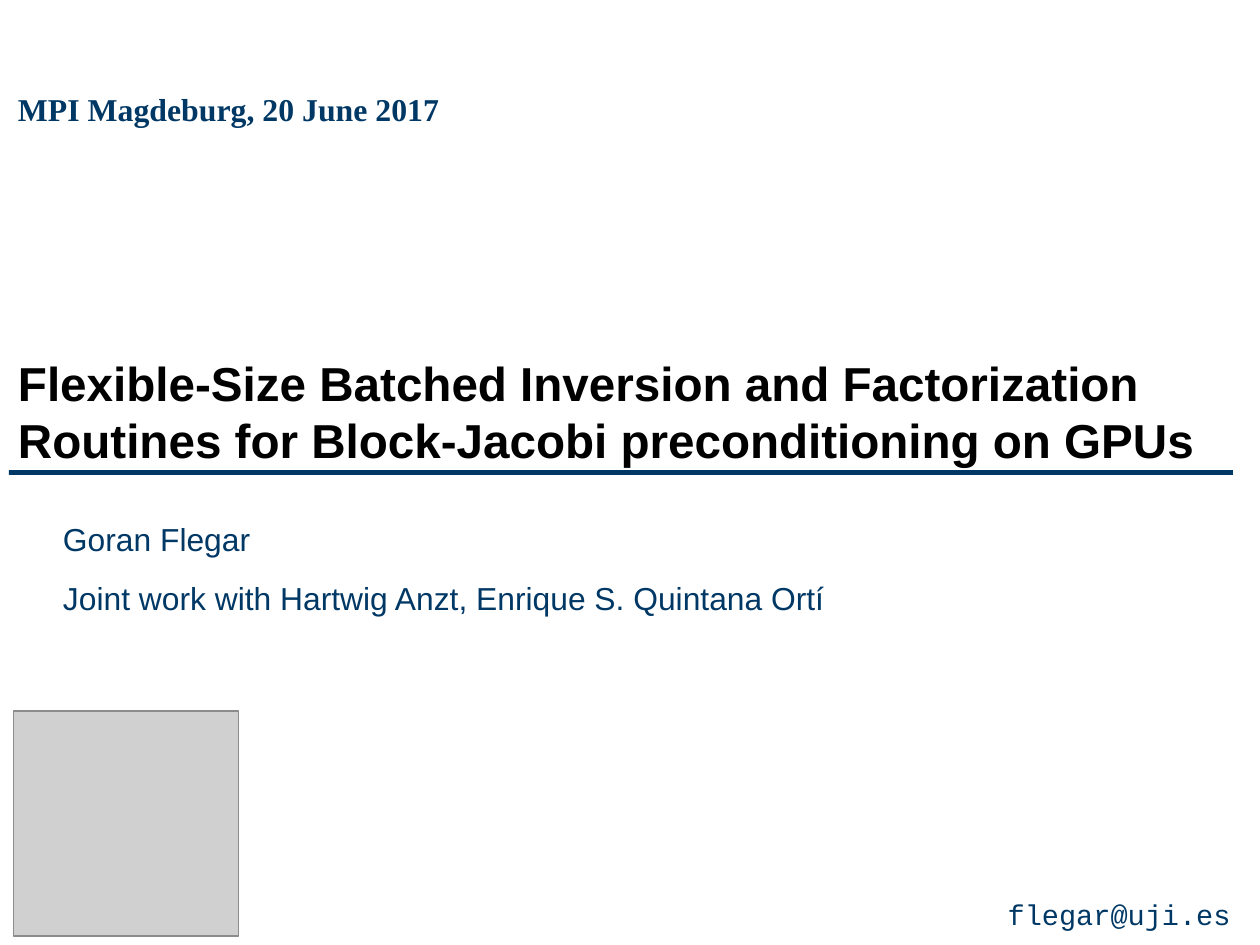
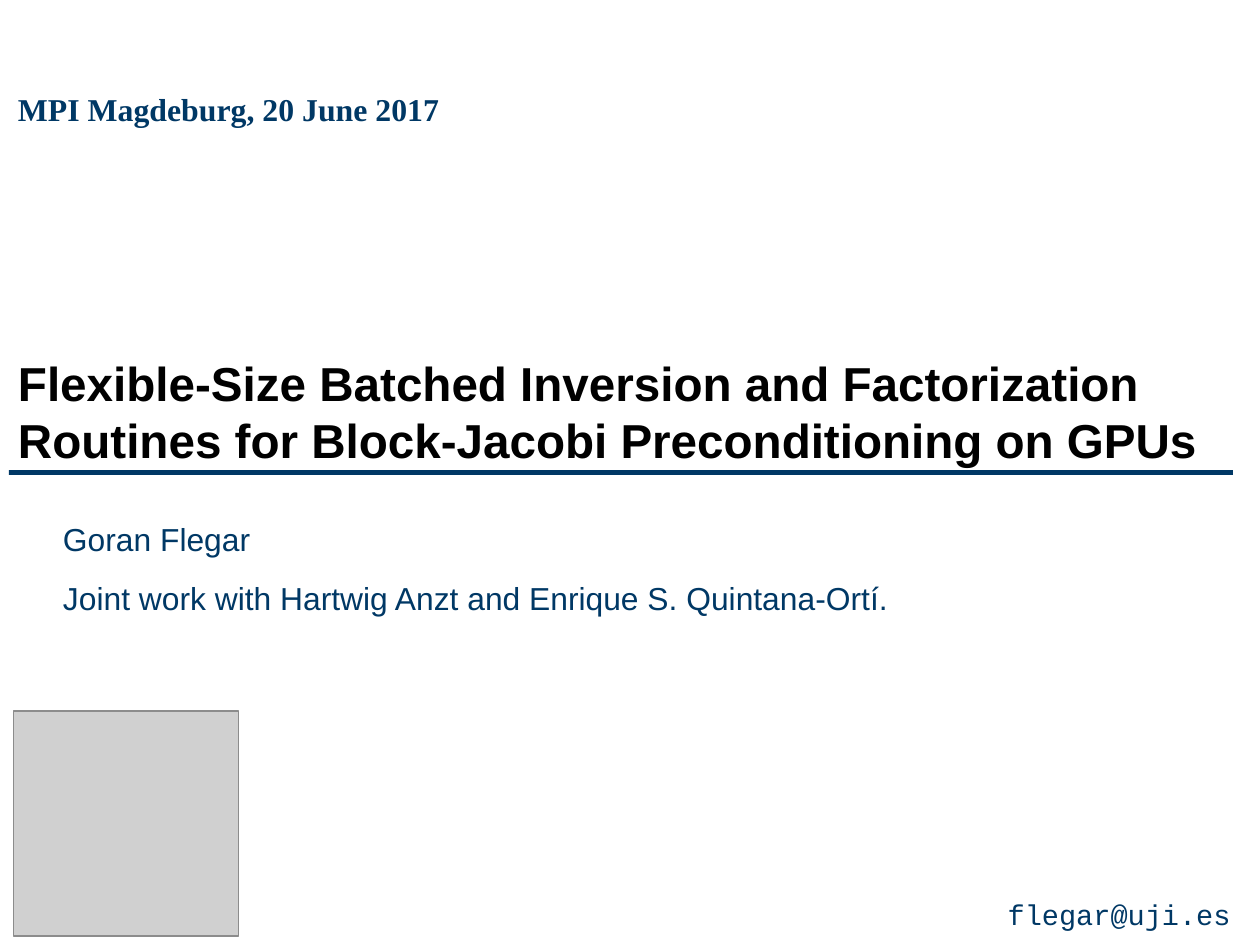
Before and after one commit to gflegar/talks, a slide deck: slide 1 of mpi_magdeburg_2017_06/slides.odp. Drawn at 1260x945 pixels with LibreOffice and Linux fonts; fonts in the diff are those of the drawing; grey boxes stand for pictures; background and template pictures are left out. Boxes give left, top, right and bottom in pixels: in the first picture for what was removed or moved away, otherwise in the second. Text is boxed around its words. In the diff, an @@ line names an element or a change of style, - is before the commit and + after.

Commit message:
Finish text for MPI

```diff
--- a/mpi_magdeburg_2017_06/slides.odp
+++ b/mpi_magdeburg_2017_06/slides.odp
@@ title at (18,366,1197,467): text changed @@
-Flexible-Size Batched Inversion and Factorization Routines for Block-Jacobi preconditioning on GPUs
+Flexible-Size Batched Inversion and Factorization Routines for Block-Jacobi Preconditioning on GPUs
@@ text at (63,586,887,615): text changed @@
-Joint work with Hartwig Anzt, Enrique S. Quintana Ortí
+Joint work with Hartwig Anzt and Enrique S. Quintana-Ortí.
```
Also in this commit, not shown: 13 other slides changed, 3 slides added, 2 slides removed.
